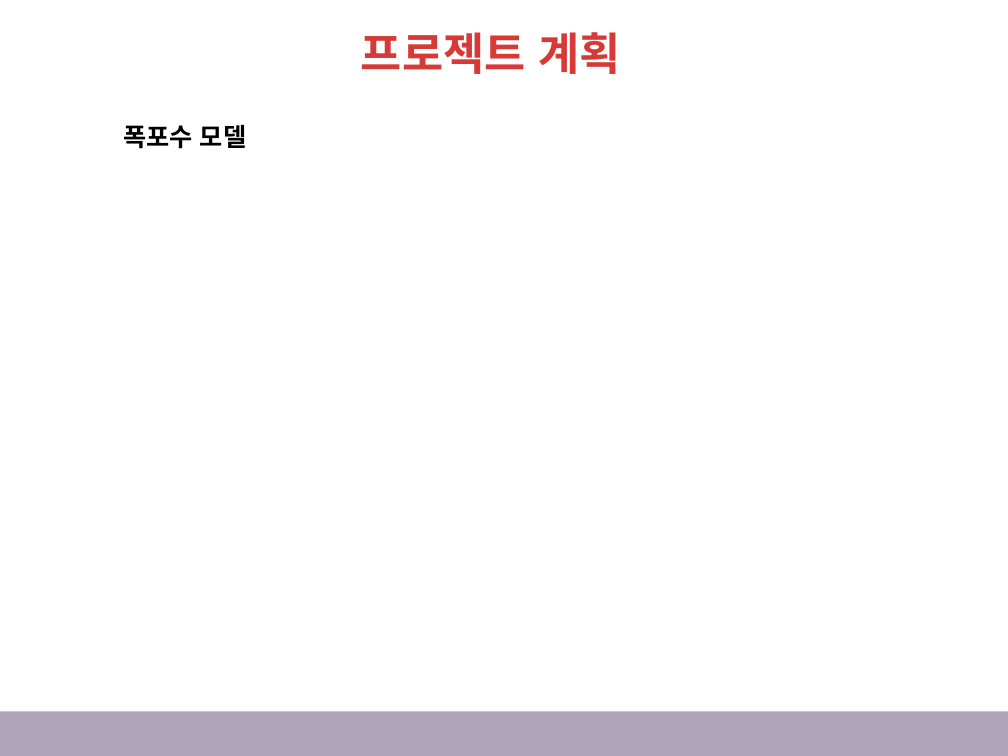
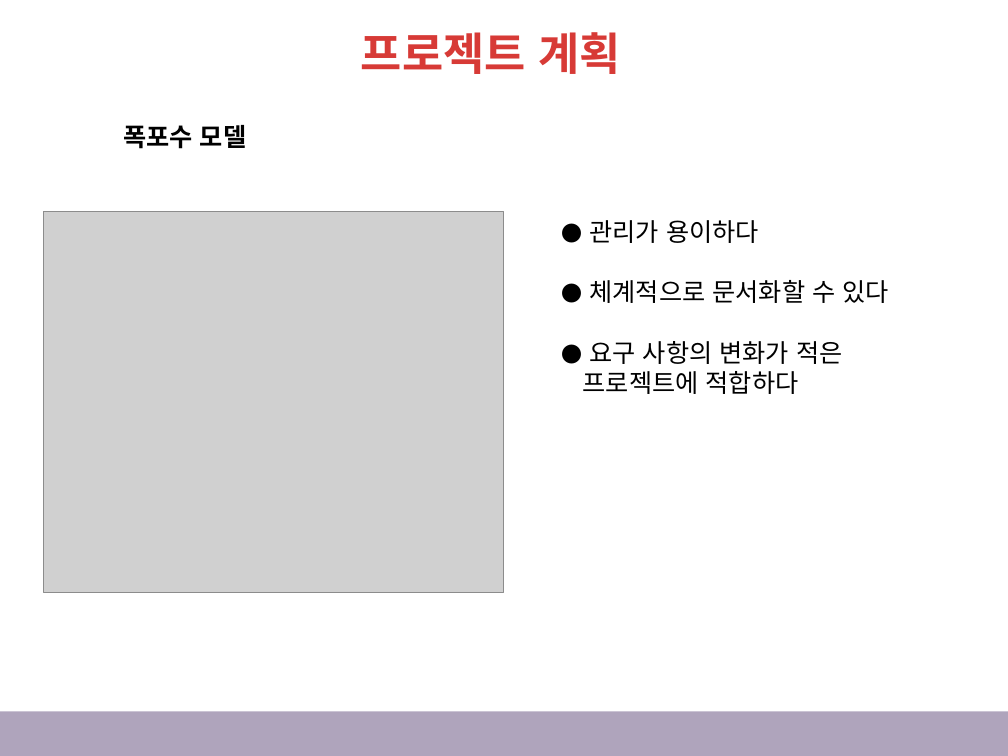
Before and after one commit to s4ng/TeamProject_legend, a slide deck: slide 8 of files/소프트웨어 공학 2차 발표.pptx. Drawn at 1008x756 pixels with LibreOffice and Linux fonts; fonts in the diff are those of the drawing; grey boxes stand for pictures. Boxes give left, top, right and bottom in pixels: in the first picture for what was removed or moved away, otherwise in the second. Text is boxed around its words. In the diff, an @@ line names an element or a change of style, - is before the commit and + after.

```diff
--- a/files/소프트웨어 공학 2차 발표.pptx
+++ b/files/소프트웨어 공학 2차 발표.pptx
@@ picture added at <box>43,212,504,593</box> @@
@@ text added at <box>583,220,889,394</box>, 18 pt, text #000000 @@
+● 관리가 용이하다
+● 체계적으로 문서화할 수 있다
+● 요구 사항의 변화가 적은
+프로젝트에 적합하다
```
Also in this commit, not shown: 4 other slides changed, 45 other files.
